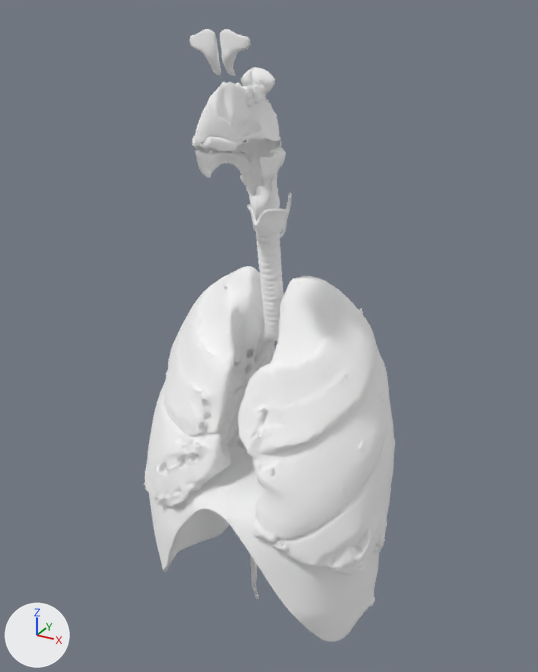
One commit to the glTF model public/models/respiratory.glb: the scene before it, then after it.
Both versions are drawn from a 50 mm lens placed at (0.308, -0.557, 1.653), pointed at (0.0, 0.002, 1.373). Every picture has the same lights, and +X, +Y and +Z are marked at lower left. The picture after the commit comes second. Where no turn or scale is listed for an object, it has been applied to the vertices.

Names of what the first picture shows: 'Diaphragm', 'Frontal sinus', 'Inferior lobe of left lung', 'Laryngopharynx', 'Left lateral nasal cartilage', 'Middle lobe of right lung', 'Nasal cavity', 'Oropharynx', 'Superior lobe of left lung', 'Superior lobe of right lung', 'Thyroid cartilage', 'Trachea' and 14 more.
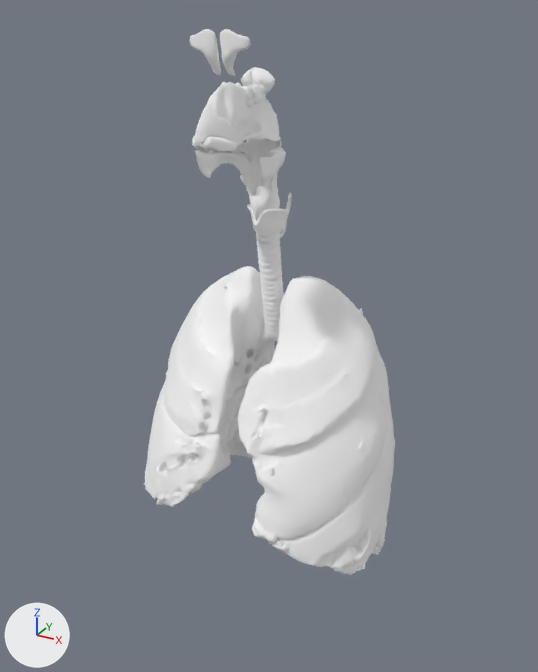
Boxes [x1, y1, x2, y2] around the edits, measured in the pictures (538 x 672 px):
'Diaphragm', deleted
    before: [149, 433, 379, 642]

Patch to the scene script:
```diff
--- a/public/models/respiratory.glb.py
+++ b/public/models/respiratory.glb.py
@@ ob_diaphragm @@
-ob_diaphragm = bpy.data.objects.new('Diaphragm', me_diaphragm)
-ob_diaphragm.location = (0.001, -0.015, 1.167)
```
